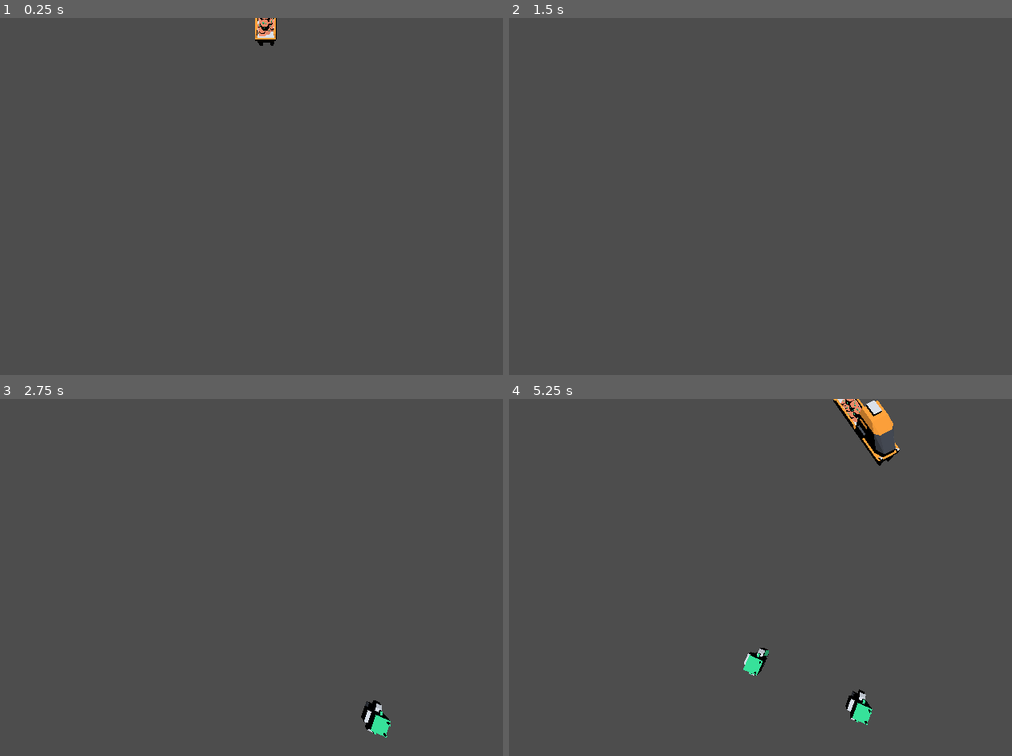
Above: before the commit, frames 1-4 (two rows, left to right).
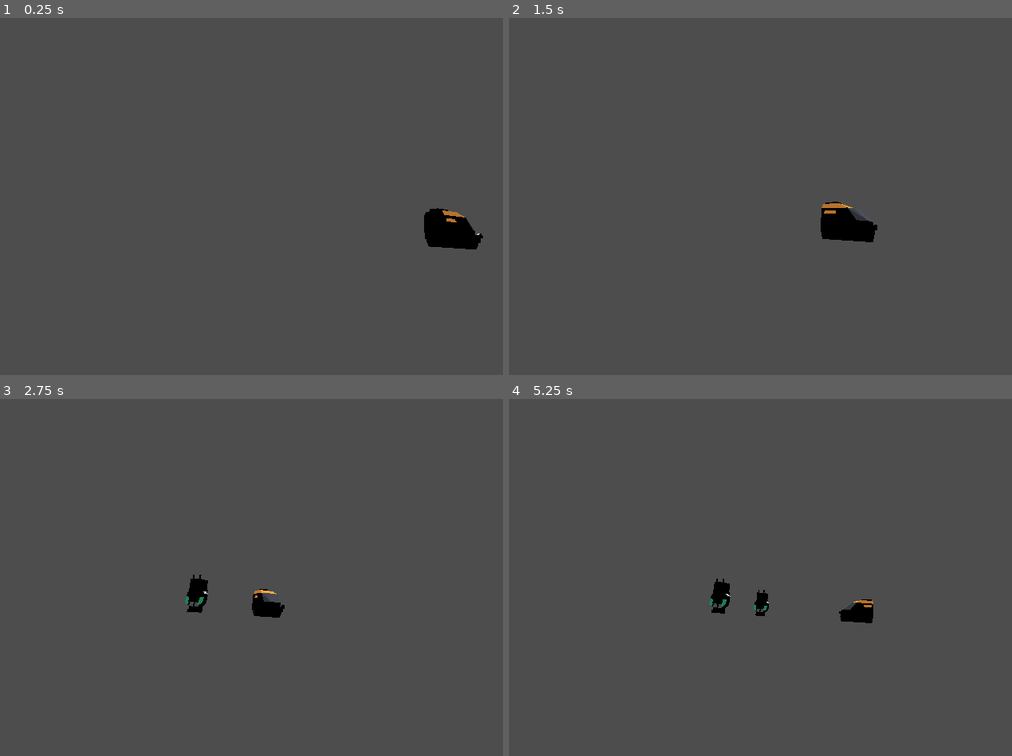
Above: after the commit, the same moments.

Repository: L0lel/GodotGameJam2023
Game: Godot game, scene res://main.tscn
Same seed, same stepped clock (60 frames per second), same inputs: the game is played once before the commit and once after it. The project has no main scene, so this scene is started directly.
Inputs:
- Up to frame 1 (0.25 s): no input
- Up to frame 2 (1.5 s): no input
- Up to frame 3 (2.75 s): no input
- Up to frame 4 (5.25 s): no input

The runs differ from the first frame. In frame 1, 1.3% of the frame differs, in the area x 50-97%, y 0-65%; in frame 2, 0.9%; in frame 3, 1.1%; in frame 4, 2.4%, in the area x 39-78%, y 0-92%.

Commit message:
add wagon

Diff:
--- a/main.tscn
+++ b/main.tscn
@@ -18,14 +18,16 @@
 curve = SubResource("Curve3D_w5j0i")
 
 [node name="PathFollow3D" type="PathFollow3D" parent="Percorso 1"]
-transform = Transform3D(-0.383039, 0, -0.923721, 0, 1, 0, 0.923721, 0, -0.383039, 6.44785, 0, 2.67372)
-progress = 6.98008
+transform = Transform3D(0.0544058, 0, 0.998517, 0, 1.00004, 0, -0.998517, 0, 0.0544058, 2.90851, 0, 4.6633)
+progress = 13.0293
+rotation_mode = 4
 
 [node name="Train" parent="Percorso 1/PathFollow3D" instance=ExtResource("1_xgqvw")]
-transform = Transform3D(-0.997742, 0, -0.0671667, 0, 1, 0, 0.0671667, 0, -0.997742, 0.219452, 0, 1.10487)
+transform = Transform3D(0.990978, 0, 0.13403, 0, 1, 0, -0.13403, 0, 0.990978, -0.073715, 0, 0.0172343)
+vel = 2
 
 [node name="Camera3D" type="Camera3D" parent="."]
-transform = Transform3D(-1, 0, -8.74228e-08, -8.59494e-08, 0.182819, 0.983147, 1.59825e-08, 0.983147, -0.182819, 2, 5, 2)
+transform = Transform3D(-0.0774761, -0.170873, -0.982242, 0.0645115, 0.98228, -0.175968, 0.994905, -0.0769992, -0.0650799, -4.76888, 0, 2.24334)
 
 [node name="spawn" parent="." node_paths=PackedStringArray("Path") instance=ExtResource("1_lo8nw")]
 enemyScene = ExtResource("2_iu8op")
--- a/train.gd
+++ b/train.gd
@@ -1,28 +1,19 @@
 extends CharacterBody3D
 
-@onready var cargo = preload("res://model/monorail_trainCargo.obj")
-@onready var end = preload("res://model/monorail_trainEnd.obj")
-@onready var flat_cargo = preload("res://model/monorail_trainFlat.obj")
-@onready var box = preload("res://model/monorail_trainBox.obj")
-@onready var passeger = preload("res://model/monorail_trainPassenger.obj")
-@onready var big_turret = preload("res://model/composite_models/big_turret_train.tscn")
-@onready var full_cargo = preload("res://model/monorail_trainPassenger.obj")
-@onready var med_cargo = preload("res://model/composite_models/med_filled_cargo.tscn")
-@onready var small_cargo = preload("res://model/composite_models/small_cargo.tscn")
-@onready var small_turret = preload("res://model/composite_models/small_turret_train.tscn")
+@export var vel : int
 
 var wagons = preload("res://train_utils.gd").new()
 
 
 var i = 0
 
-func add_wagon(wagon) -> void:
-	add_child(wagon.instantiate())
+func add_wagon(wagon, pos) -> void:
+	var wag = wagon.instantiate()
 
+	wag.transform.origin = Vector3(0,0, -pos - 0.09 )
 
+	$"..".add_child(wag)
 
 func _physics_process(delta) -> void:
-	i += 1
-	if i == 2 :
-		add_wagon(wagons.small_cargo)
-	$"..".progress += 1 * delta
+
+	$"..".progress += vel * delta
--- a/train.tscn
+++ b/train.tscn
@@ -7,6 +7,7 @@
 points = PackedVector3Array(-0.150059, 0, -0.5, -0.25002, 0.149961, -0.5, 0.15, 0, -0.5, -0.150059, 0, 0.499946, -0.250 …(818 unchanged characters)…
 
 [node name="Train" type="CharacterBody3D"]
+transform = Transform3D(1, 0, 0, 0, 1, 0, 0, 0, 1, 0, 0, -1)
 script = ExtResource("1_n1136")
 
 [node name="MonorailTrainFront" type="MeshInstance3D" parent="."]
@@ -14,4 +15,5 @@
 mesh = ExtResource("1_j13n1")
 
 [node name="CollisionShape3D" type="CollisionShape3D" parent="."]
+transform = Transform3D(1, 0, 0, 0, 1, 0, 0, 0, 1, 0, 0, 1)
 shape = SubResource("ConvexPolygonShape3D_vq653")
